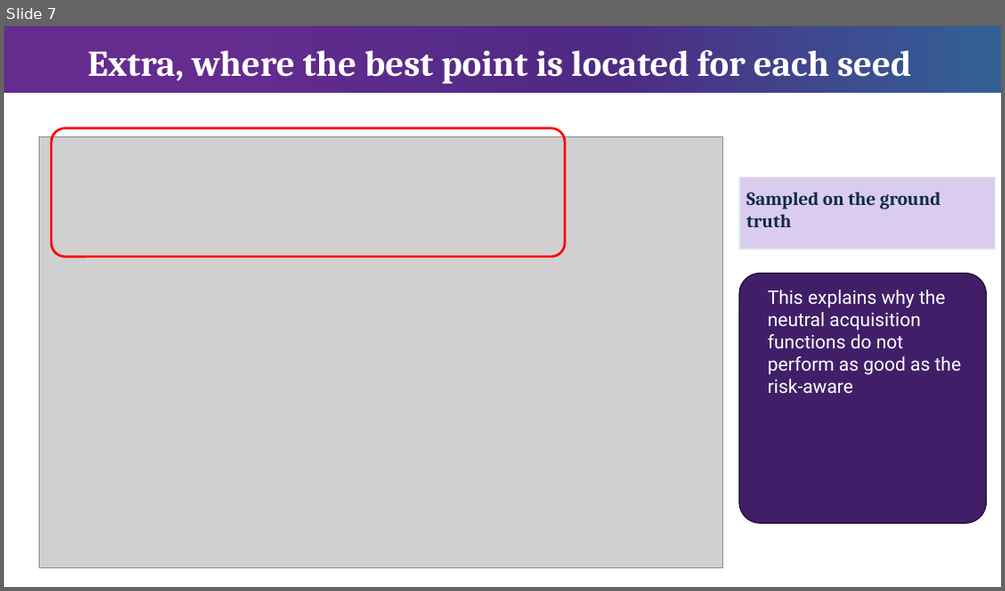
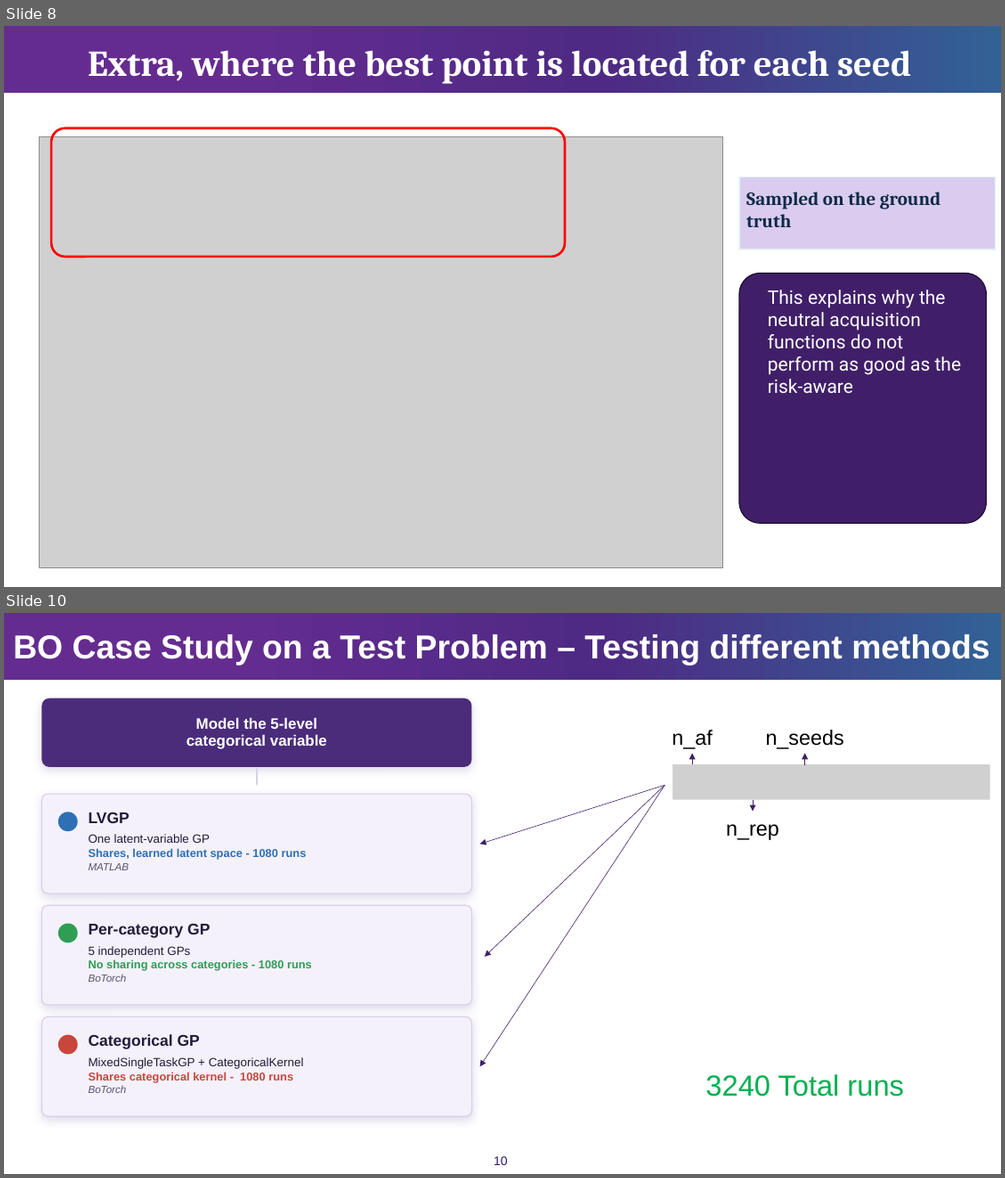
Before and after one commit to Chris1504-fdz/heter_lvgp, a slide deck: Heter_bo.pptx. Shown one above the other, each under a label of ours: slide 7 before the commit, slides 8 and 10 after it; the slides between them are not shown. The pictures are 1005x591 and 1005x1178 pixels, drawn with LibreOffice and Linux fonts; fonts in the diff are those of the drawing; grey boxes stand for pictures; background and template pictures are left out. Boxes give left, top, right and bottom in pixels: in the first picture for what was removed or moved away, otherwise in the second. Text is boxed around its words. In the diff, an @@ line names an element or a change of style, - is before the commit and + after.

```diff
--- a/Heter_bo.pptx
+++ b/Heter_bo.pptx
@@ slide 10 added at (4,613,1001,1174), background #FFFFFF; not listed: 1 template element that a slide beside it also shows @@
@@ title added at (13,634,990,666), 32 pt, text #FFFFFF, bold @@
+BO Case Study on a Test Problem – Testing different methods
@@ rounded rectangle added at (42,698,472,767), fill #4A2C7A @@
@@ text added at (186,717,327,749), 14.5 pt, text #FFFFFF, bold @@
+Model the 5-level
+categorical variable
@@ line added from (257, 769) to (257, 785), #D8D0EC 1.5 pt @@
@@ group added at (672,730,990,840): 3 texts, 3 arrows, 1 picture @@
+n_rep
+n_seeds
+n_af
@@ rounded rectangle added at (42,794,472,893), fill #F4F1FB, outline #D8D0EC 1 pt @@
@@ arrow added from (665, 785) to (479, 844), #401F68 0.5 pt @@
@@ arrow added from (665, 785) to (479, 1066), #401F68 0.5 pt @@
@@ arrow added from (665, 785) to (485, 957), #401F68 0.5 pt @@
@@ ellipse added at (57,811,77,831), fill #2F6FB5 @@
@@ text added at (89,811,129,823), 15 pt, text #241B3A, bold @@
+LVGP
@@ text added at (89,834,307,870), 11 pt, text #2F6FB5, bold @@
+One latent-variable GP
+Shares, learned latent space - 1080 runs
+MATLAB
@@ rounded rectangle added at (42,906,472,1005), fill #F4F1FB, outline #D8D0EC 1 pt @@
@@ ellipse added at (57,924,77,943), fill #2E9E54 @@
@@ text added at (89,923,210,938), 15 pt, text #241B3A, bold @@
+Per-category GP
@@ text added at (89,946,312,981), 11 pt, text #2E9E54, bold @@
+5 independent GPs
+No sharing across categories - 1080 runs
+BoTorch
@@ rounded rectangle added at (42,1017,472,1116), fill #F4F1FB, outline #D8D0EC 1 pt @@
@@ ellipse added at (57,1035,77,1054), fill #C9463A @@
@@ text added at (89,1034,200,1049), 15 pt, text #241B3A, bold @@
+Categorical GP
@@ text added at (89,1057,304,1093), 11.5 pt, text #241B3A @@
+MixedSingleTaskGP + CategoricalKernel
+Shares categorical kernel - 1080 runs
+BoTorch
@@ text added at (705,1074,903,1096), 28 pt, text #00B050 @@
+3240 Total runs
@@ page number added at (494,1156,508,1165), 12 pt, text #2B166E @@
+10
@@ what was slide 7 is now slide 8 @@
```
Also in this commit, not shown: 6 slides changed, 6 other slides added, 4 slides removed, 3 other files.
